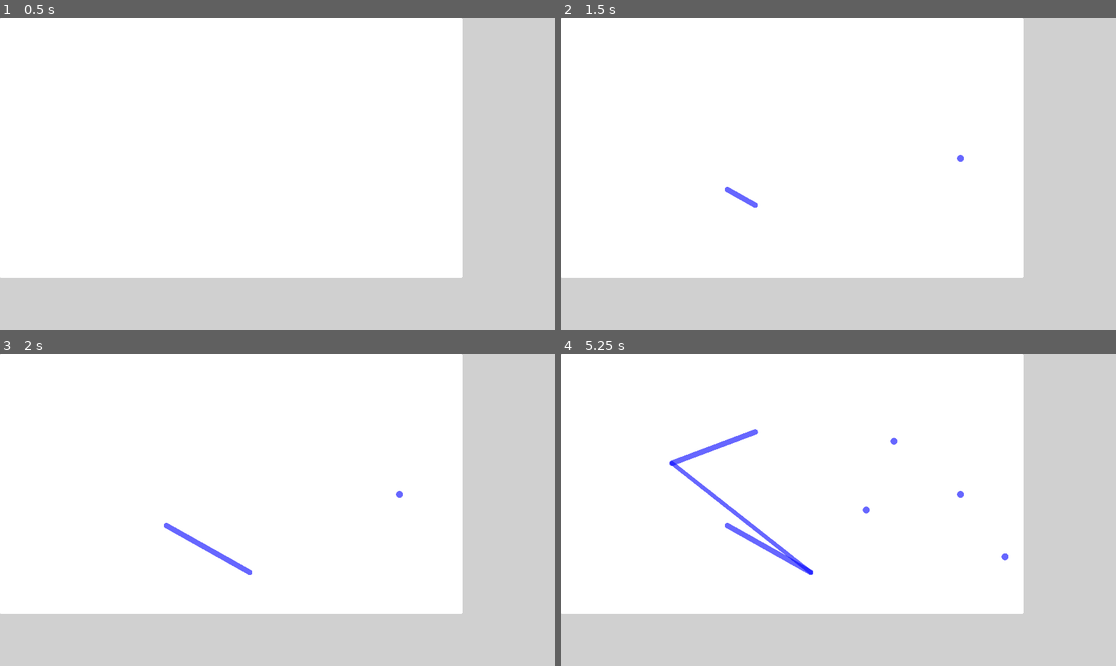
Above: before the commit, frames 1-4 (two rows, left to right).
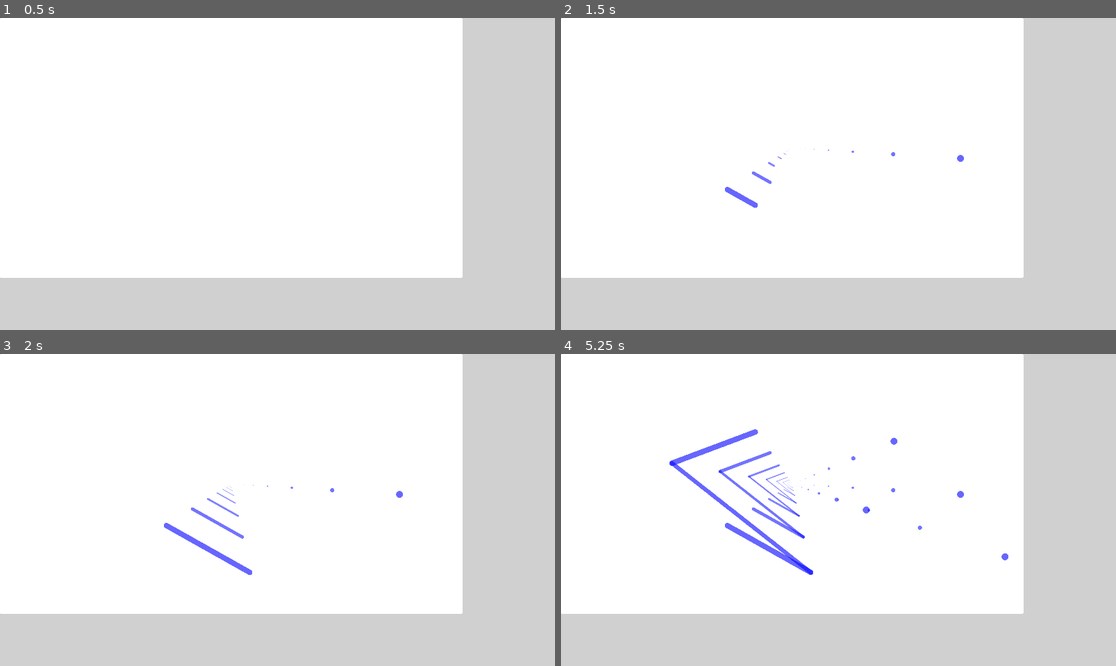
Above: after the commit, the same moments.

Repository: toucam87/FractaDoodle
Game: Godot game, scene res://Scenes/world.tscn
Same seed, same stepped clock (60 frames per second), same inputs: the game is played once before the commit and once after it.
Inputs (mouse positions are in pixels of both pictures, inside the frame that each line leads up to):
- Up to frame 1 (0.5 s): no input
- Up to frame 2 (1.5 s): tap Enter at 0.5 s; move the mouse to (960, 158) at 0.52 s; press the mouse at (960, 158) at 0.53 s; release the mouse at (960, 158) at 1.25 s; tap Space at 1.25 s; drag from (727, 189) to (810, 236) at 1.27 s
- Up to frame 3 (2 s): no input
- Up to frame 4 (5.25 s): tap Enter at 2, 3.5 s; move the mouse to (894, 441) at 2.02 s; press the mouse at (894, 441) at 2.03 s; release the mouse at (894, 441) at 2.75 s; tap Space at 2.75, 4.25 s; drag from (810, 572) to (672, 463) at 2.77 s; move the mouse to (1005, 556) at 3.52 s; press the mouse at (1005, 556) at 3.53 s; release the mouse at (1005, 556) at 4.25 s; drag from (672, 463) to (755, 432) at 4.27 s; move the mouse to (866, 510) at 5.02 s; press the mouse at (866, 510) at 5.03 s

Frame 1 is identical in both runs. In frame 2, less than 0.1% of the frame differs, in the area x 34-61%, y 41-54%; in frame 3, 0.2%; in frame 4, 0.7%, in the area x 28-66%, y 31-60%.

Commit message:
v0.2.2 eraser not great
psych, I'm not in v0.3 yet, the eraser is not playing well with the fractal frames. I need to make it paint transparent instead of white, but that's a totally different approach so it needs more work. At least I fixed the order of layers issue by changing z orders of strokes vs fractal frames.

Diff:
--- a/Scenes/Fractal Frame.tscn
+++ b/Scenes/Fractal Frame.tscn
@@ -22,7 +22,7 @@
 Panel/styles/panel = SubResource("StyleBoxTexture_aljk7")
 
 [node name="FractalFrame" type="Node2D"]
-z_index = 2
+z_index = 1
 material = SubResource("CanvasItemMaterial_a5ji8")
 position = Vector2(800, 450)
 scale = Vector2(0.6, 0.6)
--- a/Scenes/Stroke/stroke.gd
+++ b/Scenes/Stroke/stroke.gd
@@ -33,12 +33,11 @@
 		sub_viewport.set_msaa_2d(0)
 
 
-
-
 func _input(event: InputEvent) -> void:
 	if (Mouse.left_click_pressed or Mouse.right_click_pressed) and is_painting:
 			control_points.append(Mouse.mouse_pos)
 			calculate_bezier_curve()
+			#queue_redraw()
 			graphics.queue_redraw()
 
 
@@ -46,11 +45,11 @@
 	##drawing circles with varying thicknesses
 	#for i in points_to_draw.size():
 		#draw_circle(points_to_draw[i], varying_thicknesses[points_to_draw[i]], color)
-#
-	## drawing just the control points
-	##for i in control_points.size():
-		##draw_circle(control_points[i], varying_thicknesses[control_points[i]], Color.BLACK)
-	#
+
+	# drawing just the control points
+	#for i in control_points.size():
+		#draw_circle(control_points[i], varying_thicknesses[control_points[i]], Color.BLACK)
+
 
 
 
@@ -144,6 +143,7 @@
 	varying_thicknesses[_point] = new_thickness
 
 
+
 func extrapolate_control_points():
 	points_to_draw = curve.get_baked_points()
 	if curve.point_count > 1:
--- a/Scenes/main_canvas_layer.tscn
+++ b/Scenes/main_canvas_layer.tscn
@@ -43,18 +43,11 @@
 size = Vector2i(1600, 900)
 render_target_update_mode = 4
 
-[node name="SubviewportBackground" type="Panel" parent="Main Viewport Container (drawing area)/main viewport"]
-clip_contents = true
-anchors_preset = 15
-anchor_right = 1.0
-anchor_bottom = 1.0
-grow_horizontal = 2
-grow_vertical = 2
-mouse_filter = 2
-theme = SubResource("Theme_o61ju")
+[node name="Drawing" type="Node2D" parent="Main Viewport Container (drawing area)/main viewport"]
+z_index = 2
+script = ExtResource("2_1fcsg")
 
 [node name="FractalFrame" parent="Main Viewport Container (drawing area)/main viewport" instance=ExtResource("3_bd6j6")]
-visible = false
 
 [node name="FractalFrame2" parent="Main Viewport Container (drawing area)/main viewport" instance=ExtResource("3_bd6j6")]
 visible = false
@@ -68,9 +61,13 @@
 rotation = -0.0383972
 scale = Vector2(0.345, -0.345)
 
-[node name="Drawing" type="Node2D" parent="Main Viewport Container (drawing area)/main viewport"]
-z_index = 1
-script = ExtResource("2_1fcsg")
+[node name="SubviewportBackground" type="Panel" parent="Main Viewport Container (drawing area)/main viewport"]
+clip_contents = true
+custom_minimum_size = Vector2(1600, 900)
+offset_right = 1600.0
+offset_bottom = 900.0
+mouse_filter = 2
+theme = SubResource("Theme_o61ju")
 
 [node name="Fractal Frame Controller" parent="." instance=ExtResource("4_bx1k4")]
 visible = false
